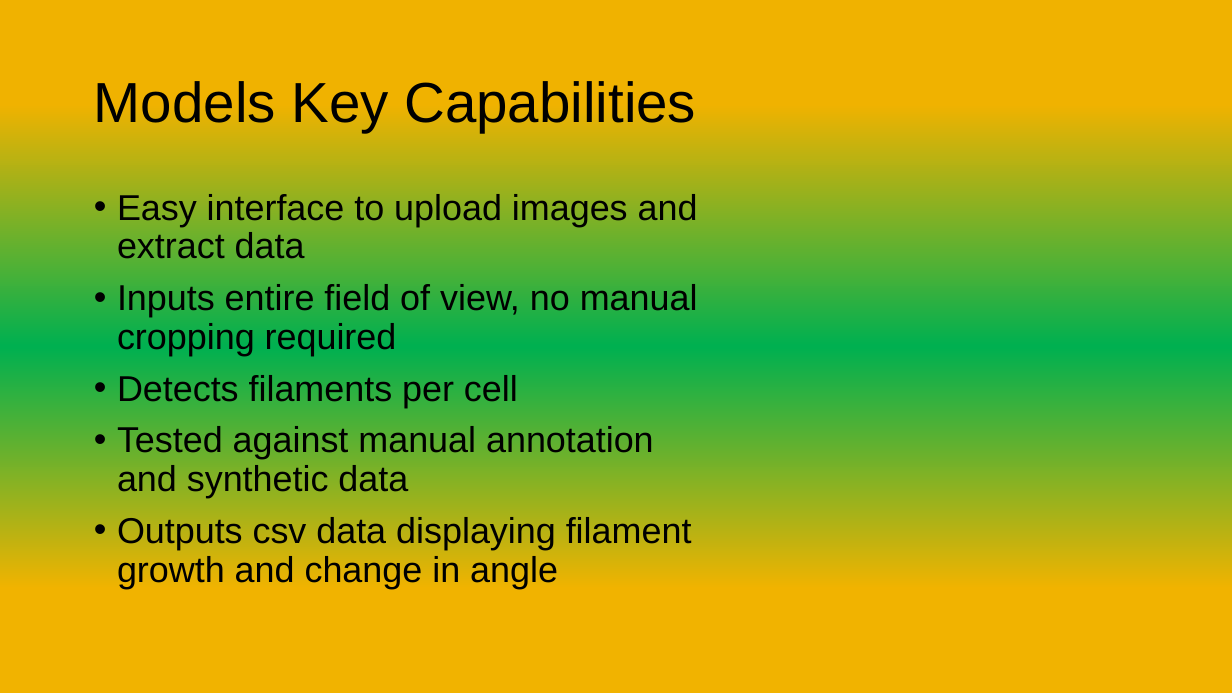
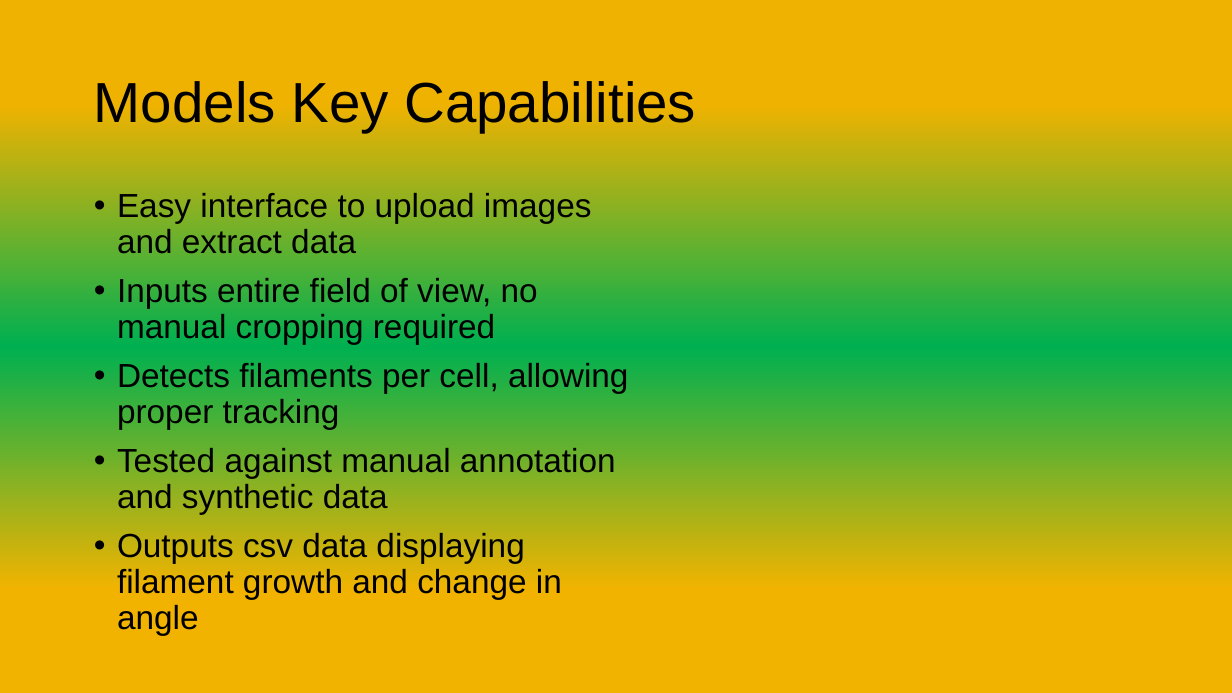
Before and after one commit to briandaniel14/biohack, a slide deck: slide 3 of Presentations/Biohack_Presentation.pptx. Drawn at 1232x693 pixels with LibreOffice and Linux fonts; fonts in the diff are those of the drawing. Boxes give left, top, right and bottom in pixels: in the first picture for what was removed or moved away, otherwise in the second. Text is boxed around its words. In the diff, an @@ line names an element or a change of style, - is before the commit and + after.

```diff
--- a/Presentations/Biohack_Presentation.pptx
+++ b/Presentations/Biohack_Presentation.pptx
@@ text at (117,193,616,635): size 28 to 26 pt in "Easy interface to upload images and extract ...", "Inputs entire field of view, no manual ...", "Tested against manual annotation and synthetic data", "Outputs csv data displaying filament growth and ..." @@
@@ text at (117,363,628,429): text changed; size 28 to 26 pt @@
-• Detects filaments per cell
+• Detects filaments per cell, allowing proper tracking
```
Also in this commit, not shown: 2 other slides changed.
